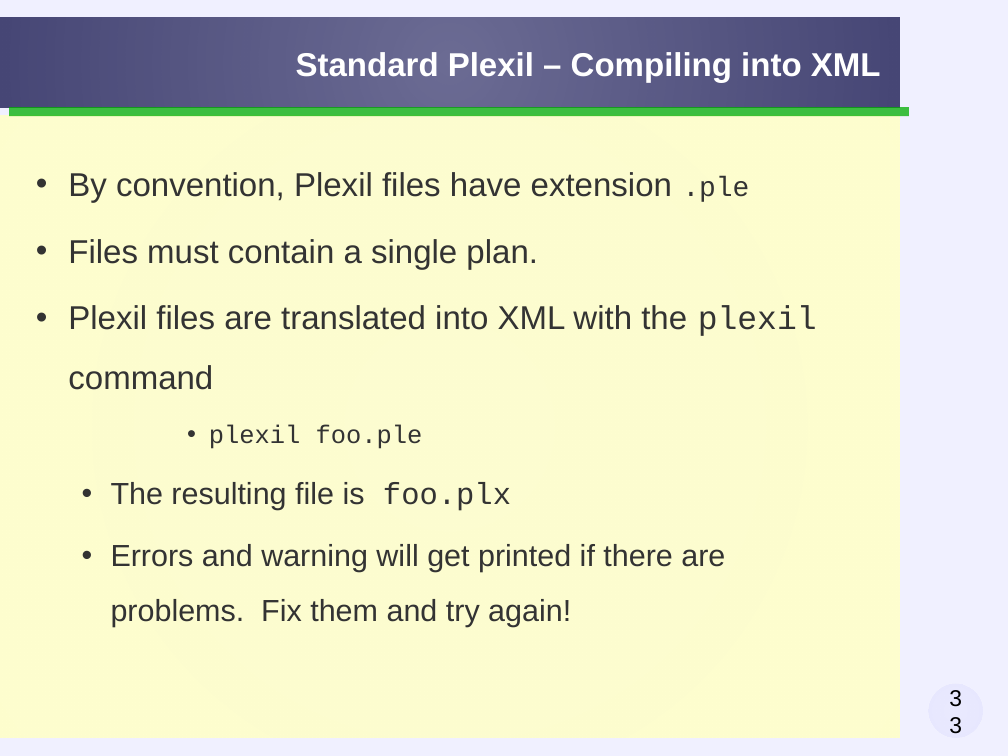
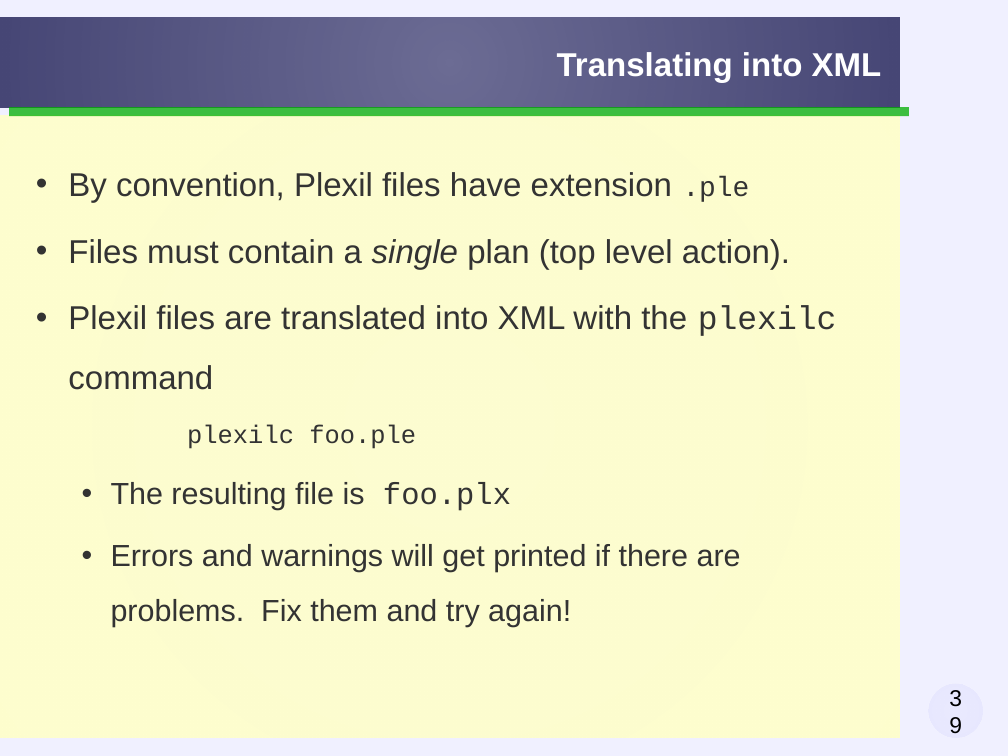
Before and after one commit to taless474/plexil, a slide deck: slide 39 of workshop/slides/plexil-workshop-language.odp (slide 33 before the commit). Drawn at 1008x756 pixels with LibreOffice and Linux fonts; fonts in the diff are those of the drawing; background and template pictures are left out. Boxes give left, top, right and bottom in pixels: in the first picture for what was removed or moved away, otherwise in the second. Text is boxed around its words. In the diff, an @@ line names an element or a change of style, - is before the commit and + after.

Commit message:
revised for Plexil 1.5

```diff
--- a/workshop/slides/plexil-workshop-language.odp
+++ b/workshop/slides/plexil-workshop-language.odp
@@ title at bbox=[557, 52, 882, 82]: text changed @@
-Standard Plexil – Compiling into XML
+Translating into XML
@@ text at bbox=[68, 239, 837, 449]: text changed @@
-• Files must contain a single plan.
-• Plexil files are translated into XML with the plexil command
-      • plexil foo.ple
+• Files must contain a single plan (top level action).
+• Plexil files are translated into XML with the plexilc command
+plexilc foo.ple
@@ text at bbox=[111, 544, 741, 627]: text changed @@
-  • Errors and warning will get printed if there are problems. Fix them and try again!
+  • Errors and warnings will get printed if there are problems. Fix them and try again!
@@ page number at bbox=[928, 684, 982, 738]: text changed @@
-33
+39
```
Also in this commit, not shown: 30 other slides changed, 8 slides added, 2 slides removed, 1 other file.
